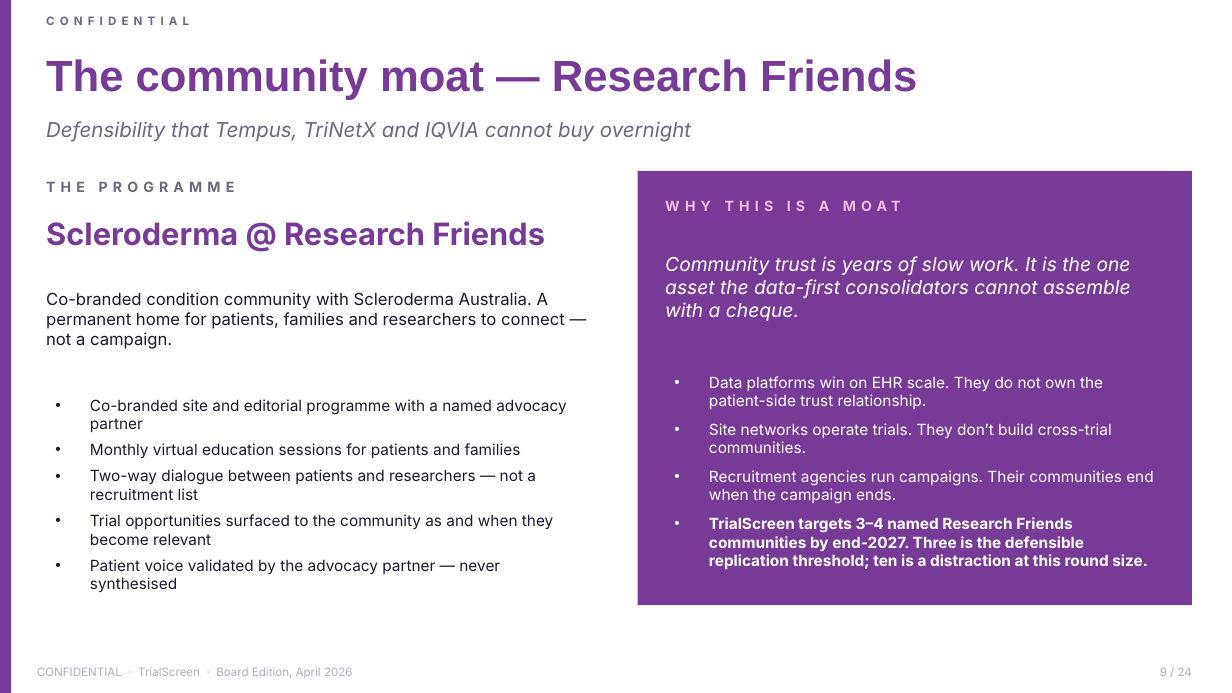
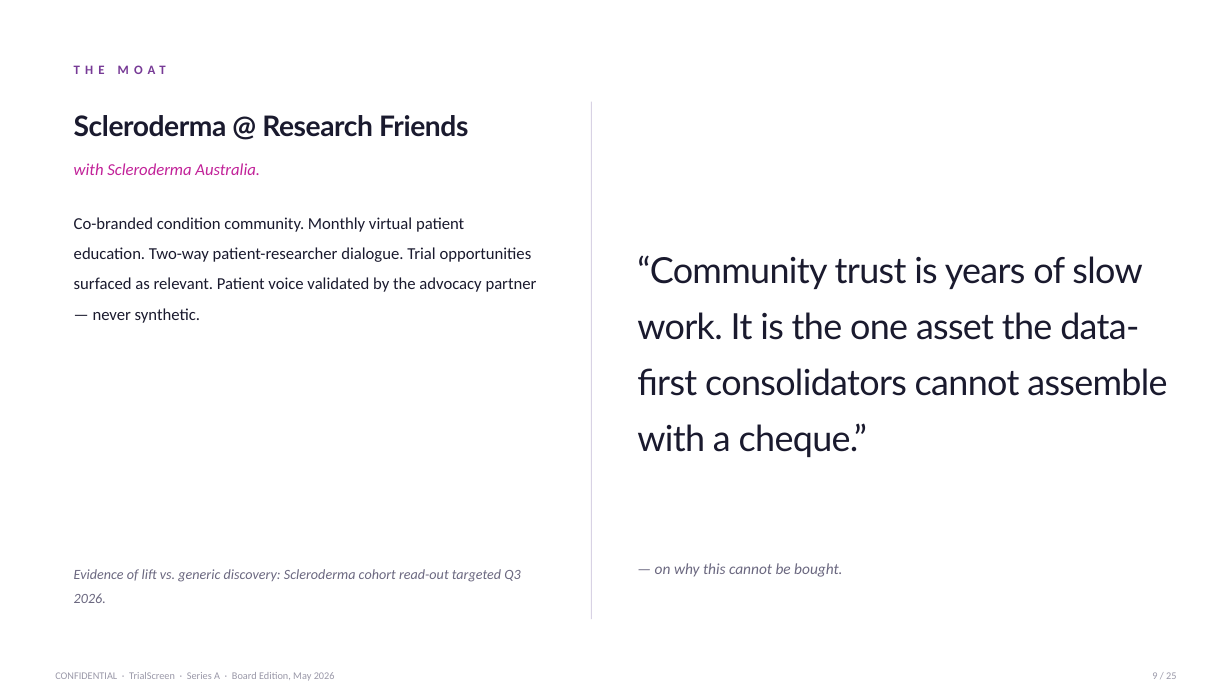
Before and after one commit to akamu47/trialscreen-board-pack, a slide deck: slide 9 of documents/TrialScreen_SeriesA_Deck.pptx (slide 10 before the commit). Drawn at 1232x693 pixels with LibreOffice and Linux fonts; fonts in the diff are those of the drawing. Boxes give left, top, right and bottom in pixels: in the first picture for what was removed or moved away, otherwise in the second. Text is boxed around its words. In the diff, an @@ line names an element or a change of style, - is before the commit and + after.

Commit message:
Series A deck v2 \u2014 editorial rebuild
Responding to Hugo's feedback that the v1 deck felt too grid-like, blocky,
and AI-generated. Content unchanged; layout fully reworked.

What changed:
- Every slide now has a distinct shape \u2014 no repeating 2x2 grids, no repeated magenta-stripe lilac cards, no numbered chevron strips, no bottom punchline bar.
- Typographic scale expanded (32pt prose titles to 72pt hero numbers) so titles vary with content weight, not template.
- Ten asymmetric layout shapes (A-J) distributed so no two consecutive slides share one.
- 5 rest-beat slides with \u226420 words of body. 3 slides are pure type on white.
- Tables stripped to thin neutral rules; no heavy purple header fills, no lilac alt rows.
- Cover and close remain dark; rest of the deck is white with disciplined purple + a single magenta inline emphasis per ~3 slides.
- CONFIDENTIAL kicker removed from content slides; kept only in the footer strip.

Previous v1 archived to documents/_archive/TrialScreen_SeriesA_Deck_v1.pptx.

```diff
--- a/documents/TrialScreen_SeriesA_Deck.pptx
+++ b/documents/TrialScreen_SeriesA_Deck.pptx
@@ rectangle removed at box(0, 0, 11, 693) @@
@@ text at box(74, 65, 166, 74): text changed; size 34 to 10 pt; font Arial to Calibri @@
-The community moat — Research Friends
+THE MOAT
@@ text "Scleroderma @ Research Friends": place and size @@
-text "Scleroderma @ Research Friends" at box(46, 221, 545, 246)
+text "Scleroderma @ Research Friends" at box(74, 115, 468, 137)
@@ text "Scleroderma @ Research Friends" at box(74, 115, 468, 137): size 24 to 22 pt, font Inter to Lato, text colour #773A96 to #1A1A2E, letter spacing 0 to -0.3 pt @@
@@ line added from (592, 102) to (592, 619), #D8D2E4 0.75 pt @@
@@ text removed at box(46, 121, 691, 142) @@
-Defensibility that Tempus, TriNetX and IQVIA cannot buy overnight
@@ text added at box(74, 163, 260, 175), 13 pt, text #C22299, italic @@
+with Scleroderma Australia.
@@ rectangle removed at box(638, 171, 1192, 605) @@
@@ text removed at box(46, 181, 235, 192) @@
-THE PROGRAMME
@@ text "Co-branded condition community. Monthly virtual ..." at box(74, 217, 537, 323): vertical alignment middle to top @@
@@ text at box(74, 217, 537, 323): text changed; size 12 to 13 pt; font Inter to Calibri @@
-• Co-branded site and editorial programme with a named advocacy partner
-• Monthly virtual education sessions for patients and families
-• Two-way dialogue between patients and researchers — not a recruitment list
-• Trial opportunities surfaced to the community as and when they become relevant
-• Patient voice validated by the advocacy partner — never synthesised
+Co-branded condition community. Monthly virtual patient education. Two-way patient-researcher dialogue. Trial opportunities surfaced as relevant. Patient voice validated by the advocacy partner — never synthetic.
@@ text at box(637, 255, 1167, 457): text changed; size 15 to 28 pt; font Inter to Lato; text colour #FFFFFF to #1A1A2E; italic off @@
-Community trust is years of slow work. It is the one asset the data-first consolidators cannot assemble with a cheque.
+“Community trust is years of slow work. It is the one asset the data-first consolidators cannot assemble with a cheque.”
@@ text removed at box(46, 292, 565, 349) @@
-Co-branded condition community with Scleroderma Australia. A permanent home for patients, families and researchers to connect — not a campaign.
@@ text removed at box(709, 376, 1153, 569) @@
-• Data platforms win on EHR scale. They do not own the patient-side trust relationship.
-• Site networks operate trials. They don’t build cross-trial communities.
-• Recruitment agencies run campaigns. Their communities end when the campaign ends.
-• TrialScreen targets 3–4 named Research Friends communities by end-2027. Three is the defensible replication threshold; ten is a distraction at this round size.
@@ text added at box(74, 569, 521, 603), 11 pt, text #6B6880, italic @@
+Evidence of lift vs. generic discovery: Scleroderma cohort read-out targeted Q3 2026.
@@ text added at box(655, 563, 842, 577), 12 pt, text #6B6880, italic @@
+— on why this cannot be bought.
@@ text removed at box(901, 554, 927, 566) @@
-WHY THIS IS A MOAT
@@ text removed at box(37, 668, 122, 676) @@
-CONFIDENTIAL
@@ text at box(55, 672, 335, 681): text changed; size 9 to 8 pt; font Inter to Calibri; text colour #B0ADBD to #9A98A8 @@
-CONFIDENTIAL · TrialScreen · Board Edition, April 2026
+CONFIDENTIAL · TrialScreen · Series A · Board Edition, May 2026
@@ text at box(1152, 672, 1176, 679): text changed; size 9 to 8 pt; font Inter to Calibri; text colour #B0ADBD to #9A98A8 @@
-9 / 24
+9 / 25
```
Also in this commit, not shown: 13 other slides changed, 11 slides added, 11 slides removed, 2 other files.
